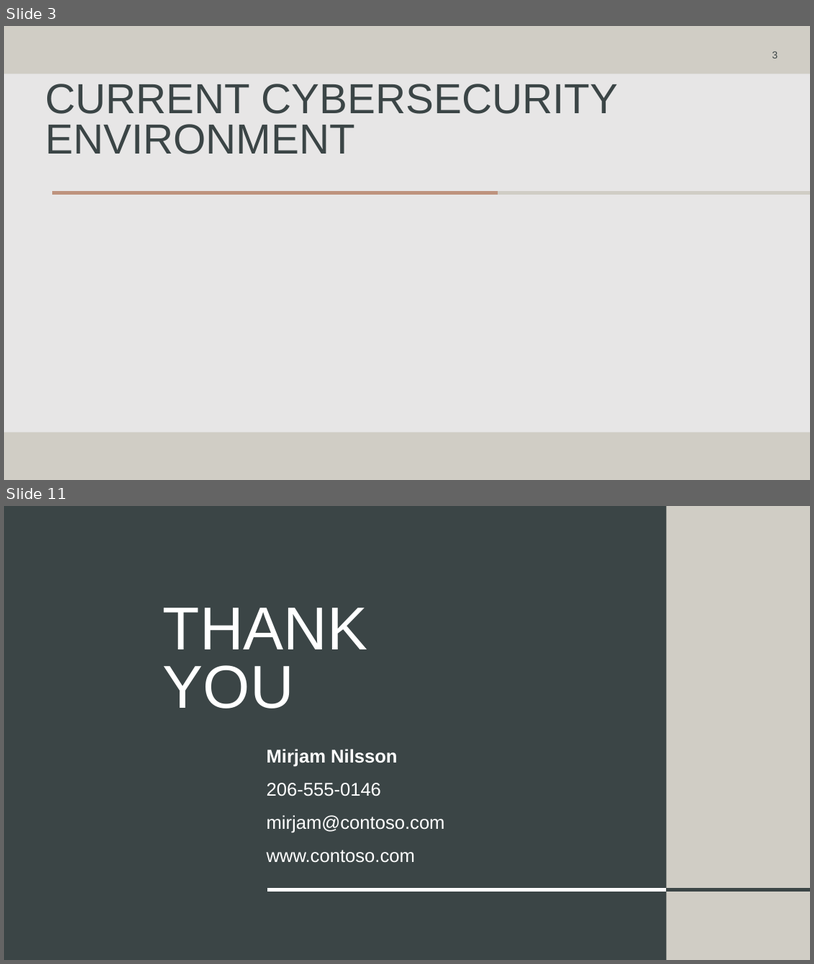
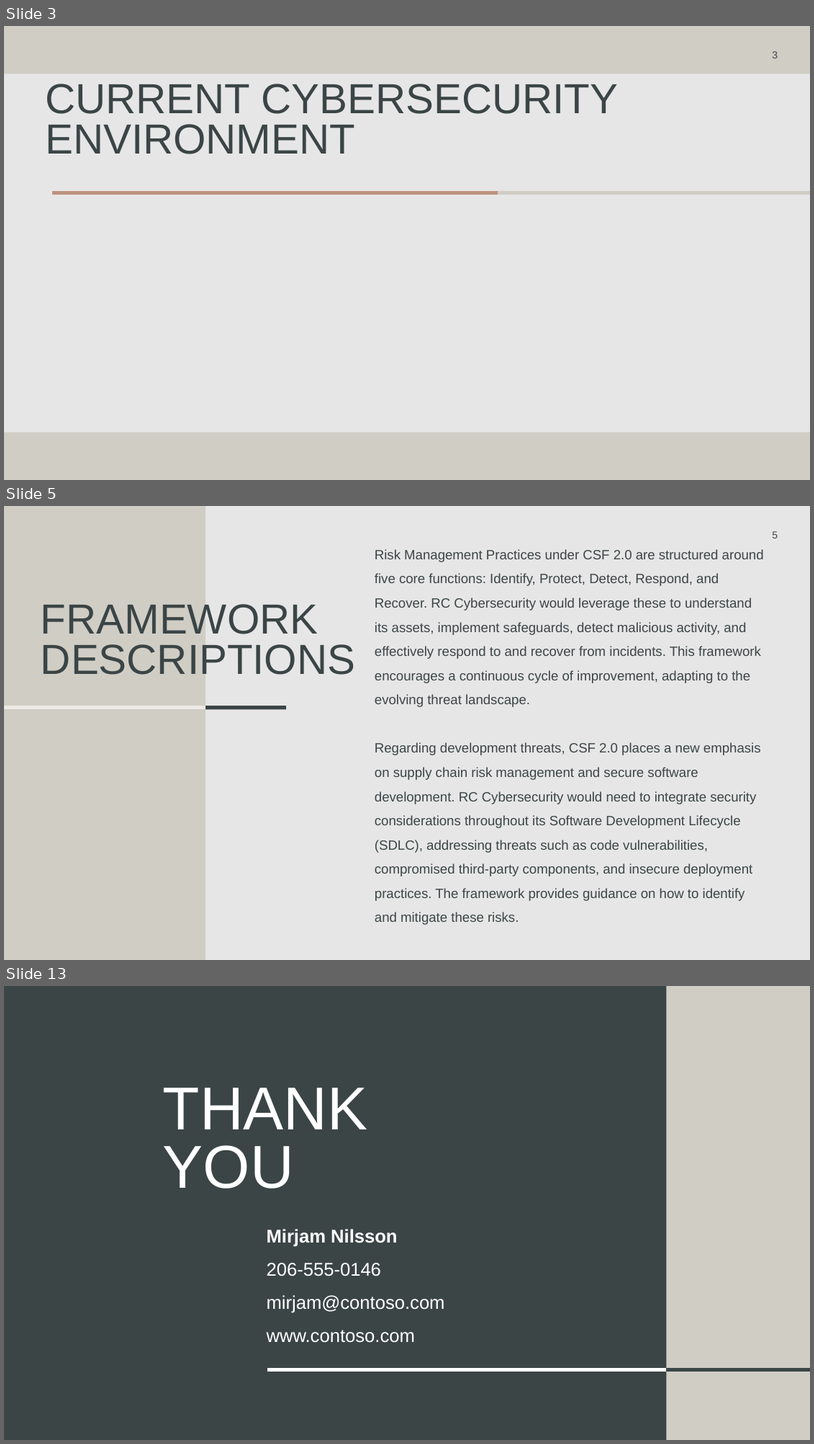
Before and after one commit to rcoon1/GCU-Masters, a slide deck: CYB-690/Topic 2/Security Framework RCoon.pptx. Shown one above the other, each under a label of ours: slides 3 and 11 before the commit, slides 3, 5 and 13 after it; the slides between them are not shown. The pictures are 814x964 and 814x1444 pixels, drawn with LibreOffice and Linux fonts; fonts in the diff are those of the drawing. Boxes give left, top, right and bottom in pixels: in the first picture for what was removed or moved away, otherwise in the second. Text is boxed around its words. In the diff, an @@ line names an element or a change of style, - is before the commit and + after.

```diff
--- a/CYB-690/Topic 2/Security Framework RCoon.pptx
+++ b/CYB-690/Topic 2/Security Framework RCoon.pptx
@@ slide 5 added at [4, 506, 810, 960], background #E7E6E6 @@
@@ rectangle added at [4, 506, 206, 960], fill #D0CDC5 @@
@@ page number added at [772, 531, 778, 538], 12 pt, text #3B4546 @@
+5
@@ text added at [375, 549, 764, 924], 16 pt, text #3B4546 @@
+Risk Management Practices under CSF 2.0 are structured around five core functions: Identify, Protect, Detect, Respond, and Recover. RC Cybersecurity would leverage these to understand its assets, implement safeguards, detect malicious activity, and effectively respond to and recover from incidents. This framework encourages a continuous cycle of improvement, adapting to the evolving threat landscape.
+Regarding development threats, CSF 2.0 places a new emphasis on supply chain risk management and secure software development. RC Cybersecurity would need to integrate security considerations throughout its Software Development Lifecycle (SDLC), addressing threats such as code vulnerabilities, compromised third-party components, and insecure deployment practices. The framework provides guidance on how to identify and mitigate these risks.
@@ title added at [41, 604, 355, 674], 50 pt, text #3B4546 @@
+FRAMEWORK DESCRIPTIONS
@@ line added from (4, 708) to (206, 708), #EDE9E6 4.5 pt @@
@@ line added from (206, 708) to (286, 708), #3B4546 4.5 pt @@
@@ what was slide 11 is now slide 13 @@
```
Also in this commit, not shown: 8 other slides added, 7 slides removed.
